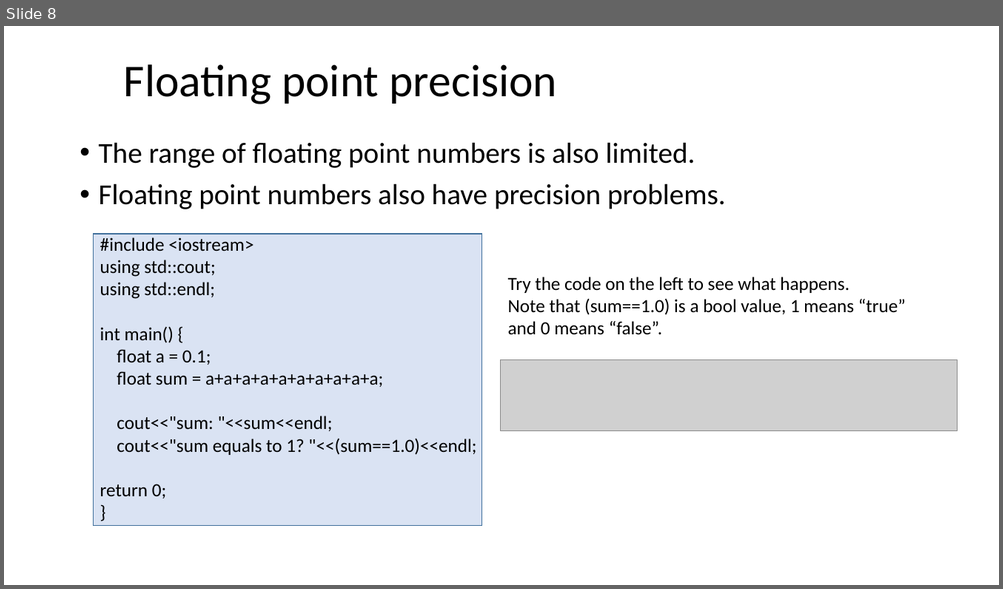
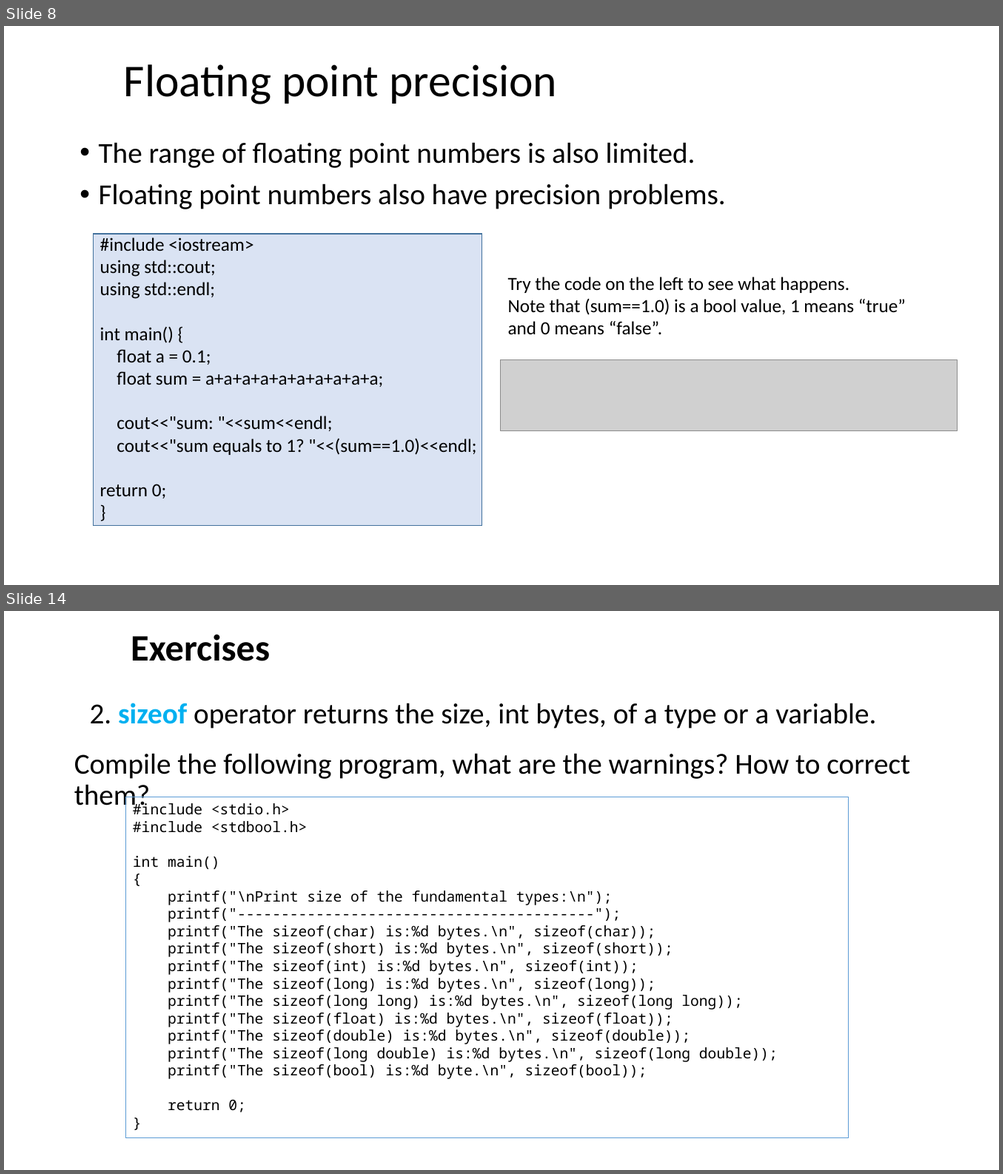
Before and after one commit to dayekuaipao/CPPLearning, a slide deck: week02/Lab02.pptx. Shown one above the other, each under a label of ours: slide 8 before the commit, slides 8 and 14 after it; the slides between them are not shown. The pictures are 1003x589 and 1003x1174 pixels, drawn with LibreOffice and Linux fonts; fonts in the diff are those of the drawing; grey boxes stand for pictures; background and template pictures are left out. Boxes give left, top, right and bottom in pixels: in the first picture for what was removed or moved away, otherwise in the second. Text is boxed around its words. In the diff, an @@ line names an element or a change of style, - is before the commit and + after.

Commit message:
Add some exercises in Lab02.pptx

```diff
--- a/week02/Lab02.pptx
+++ b/week02/Lab02.pptx
@@ slide 14 added at bbox=[4, 611, 999, 1170], background #FFFFFF @@
@@ text added at bbox=[131, 634, 270, 661], 36 pt, text #000000, bold @@
+Exercises
@@ title added at bbox=[90, 703, 876, 729], 28 pt, text #000000 @@
+2. sizeof operator returns the size, int bytes, of a type or a variable.
@@ text added at bbox=[74, 753, 910, 779], 28 pt, text #000000 @@
+Compile the following program, what are the warnings? How to correct them?
@@ rectangle added at bbox=[125, 797, 848, 1139], outline #5B9BD5 0.75 pt, 14 pt, text #000000 @@
+#include <stdio.h>
+#include <stdbool.h>
+int main()
+{
+printf("\nPrint size of the fundamental types:\n");
+printf("-----------------------------------------");
+printf("The sizeof(char) is:%d bytes.\n", sizeof(char));
+printf("The sizeof(short) is:%d bytes.\n", sizeof(short));
+printf("The sizeof(int) is:%d bytes.\n", sizeof(int));
+printf("The sizeof(long) is:%d bytes.\n", sizeof(long));
+printf("The sizeof(long long) is:%d bytes.\n", sizeof(long long));
+printf("The sizeof(float) is:%d bytes.\n", sizeof(float));
+printf("The sizeof(double) is:%d bytes.\n", sizeof(double));
+printf("The sizeof(long double) is:%d bytes.\n", sizeof(long double));
+printf("The sizeof(bool) is:%d byte.\n", sizeof(bool));
+return 0;
+}
```
Also in this commit, not shown: 6 slides changed, 5 other slides added, 2 slides removed.
